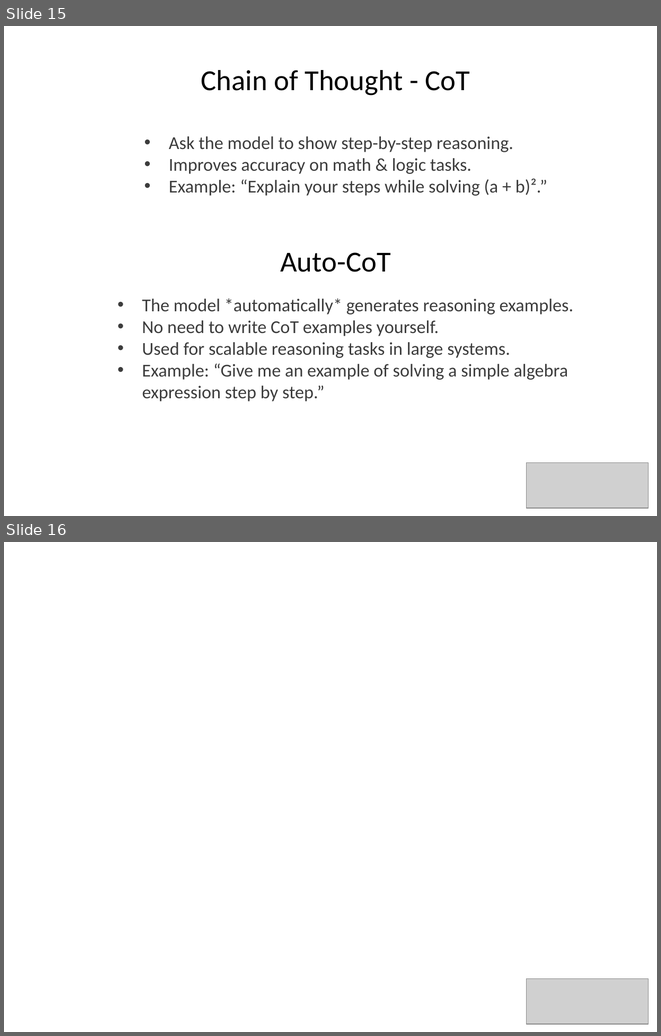
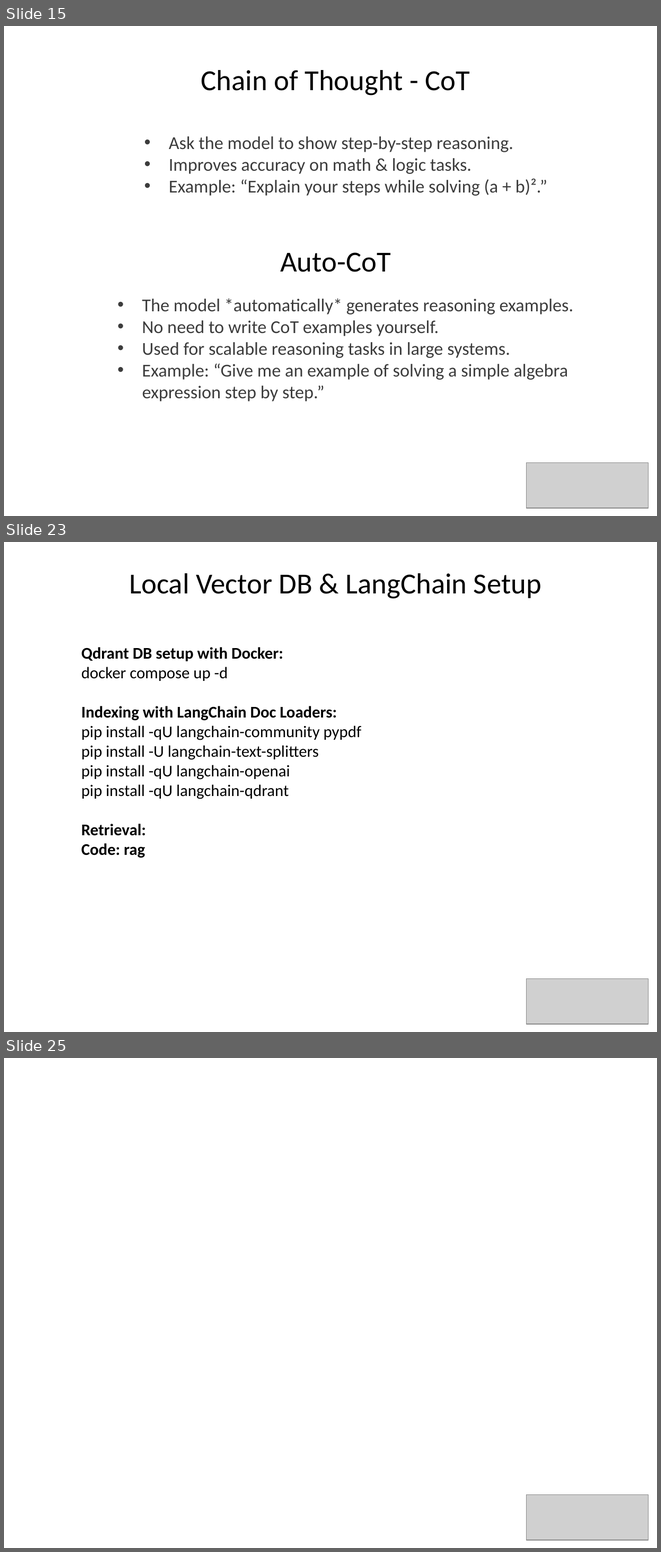
Before and after one commit to SkyNetix-Systems/GenAI, a slide deck: Trainings/Generative AI.pptx. Shown one above the other, each under a label of ours: slides 15 and 16 before the commit, slides 15, 23 and 25 after it; the slides between them are not shown. The pictures are 661x1036 and 661x1552 pixels, drawn with LibreOffice and Linux fonts; fonts in the diff are those of the drawing; grey boxes stand for pictures; background and template pictures are left out. Boxes give left, top, right and bottom in pixels: in the first picture for what was removed or moved away, otherwise in the second. Text is boxed around its words. In the diff, an @@ line names an element or a change of style, - is before the commit and + after.

```diff
--- a/Trainings/Generative AI.pptx
+++ b/Trainings/Generative AI.pptx
@@ slide 23 added at bbox=[4, 542, 657, 1032], background picture (left out) @@
@@ text added at bbox=[129, 573, 541, 599], 32 pt, text #000000 @@
+Local Vector DB & LangChain Setup
@@ text added at bbox=[81, 647, 362, 858], 18 pt, text #000000 @@
+Qdrant DB setup with Docker:
+docker compose up -d
+Indexing with LangChain Doc Loaders:
+pip install -qU langchain-community pypdf
+pip install -U langchain-text-splitters
+pip install -qU langchain-openai
+pip install -qU langchain-qdrant
+Retrieval:
+Code: rag
@@ picture added at bbox=[527, 979, 648, 1024] @@
@@ what was slide 16 is now slide 25 @@
```
Also in this commit, not shown: 18 other slides added, 24 other files.
